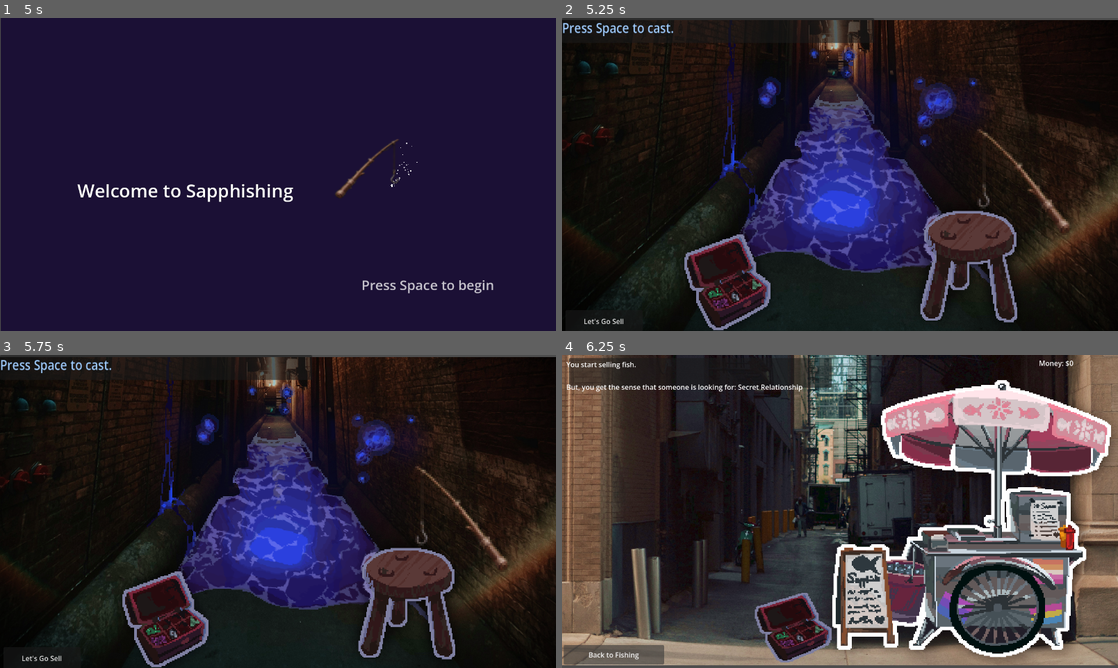
Above: before the commit, frames 1-4 (two rows, left to right).
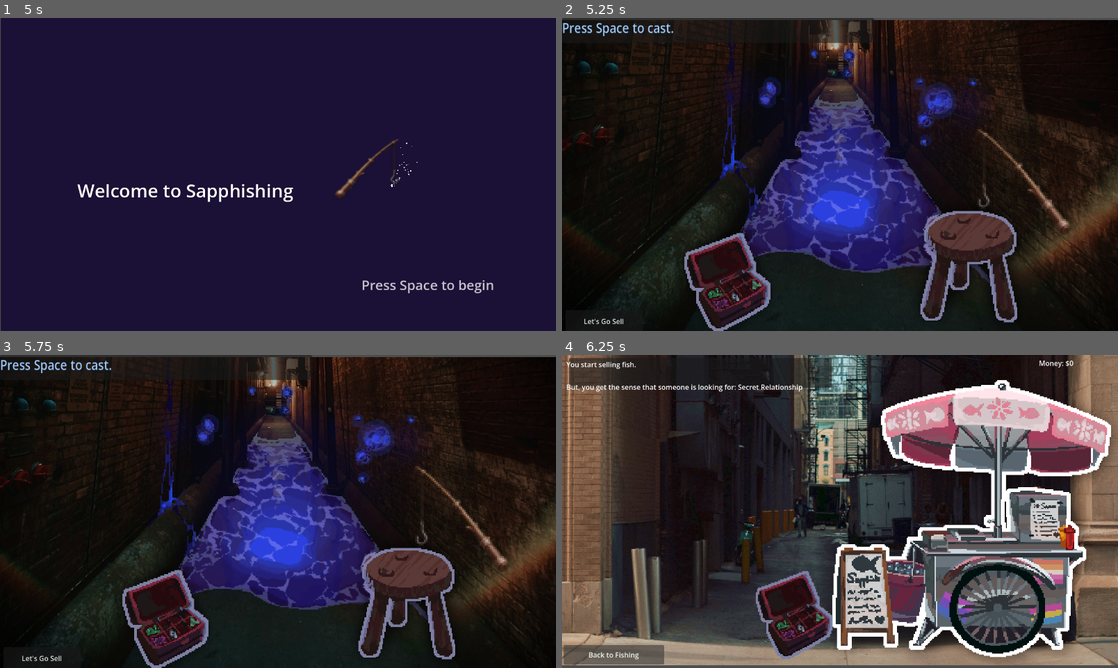
Above: after the commit, the same moments.

Repository: KdK1tt/Sapphishing
Game: Godot game, scene res://Main.tscn
The game is run twice, just before and just after one commit, with the same random seed, the same clock (stepped at 60 frames per second) and the same inputs.
Inputs (mouse positions are in pixels of both pictures, inside the frame that each line leads up to):
- Up to frame 1 (5 s): tap Enter at 0.5 s; move the mouse to (400, 158) at 0.52 s; hold Space (start_game) 0.53-1.25 s; click (400, 158) at 0.67 s; drag from (166, 190) to (250, 237) at 1.27 s; tap Space (start_game) at 2, 3.5 s; move the mouse to (333, 105) at 2.02 s; hold Space (start_game) 2.03-2.75 s; click (333, 105) at 2.17 s; drag from (250, 237) to (111, 127) at 2.77 s; move the mouse to (444, 221) at 3.52 s; hold Space (start_game) 3.53-4.25 s; click (444, 221) at 3.67 s; drag from (111, 127) to (194, 96) at 4.27 s
- Up to frame 2 (5.25 s): move the mouse to (867, 174) at 5.02 s; hold Space (start_game) from 5.03 s (still down); click (867, 174) at 5.17 s
- Up to frame 3 (5.75 s): keep holding Space (start_game)
- Up to frame 4 (6.25 s): release Space (start_game) at 5.75 s; click "Let's Go Sell" at 5.75 s

Frame 1 is identical in both runs. In frame 2, 0.3% of the frame differs, in the area x 22-38%, y 68-100%; in frame 3, 0.3%; in frame 4, 2.2%, in the area x 34-49%, y 68-99%.

Commit message:
new music approach, some fixed assets, name coloration, working on a few other things

Diff:
--- a/sapphishing/Dialogue_Scene.gd
+++ b/sapphishing/Dialogue_Scene.gd
@@ -4,9 +4,11 @@
 @onready var dialogue_label = $DialoguePanel/DialogueLabel
 @onready var next_button = $DialoguePanel/NextButton
 @onready var dialogue_panel = $DialoguePanel
+@onready var song_player = $AudioStreamPlayer2D
 
 var dialogue_lines: Array = []
 var dialogue_index := 0
+
 
 
 func _ready() -> void:
@@ -15,10 +17,20 @@
 
 	load_dialogue()
 	show_current_line()
+	load_song()
+
+func load_song() ->void:
+	var song_path: String = GameState.get_current_npc_theme()
+
+	if song_path != "":
+		var song_stream = load(song_path)
+		song_player.stream = song_stream
+		song_player.play()
 
 
 func load_dialogue() -> void:
 	var order: Dictionary = GameState.get_current_npc_order()
+
 
 	if GameState.pending_dialogue_phase == "after":
 		dialogue_lines = order["after_transaction"]
--- a/sapphishing/FishingScene.tscn
+++ b/sapphishing/FishingScene.tscn
@@ -45,7 +45,7 @@
 shader_parameter/water_tint = Color(0.45, 0.25, 1, 0.12)
 
 [sub_resource type="RectangleShape2D" id="RectangleShape2D_ampfc"]
-size = Vector2(33.475864, 105.67297)
+size = Vector2(39.04806, 146.9995)
 
 [sub_resource type="LabelSettings" id="LabelSettings_vw2ue"]
 font_size = 20
@@ -228,7 +228,7 @@
 z_index = 2
 texture_filter = 1
 position = Vector2(379.3282, 607.65234)
-scale = Vector2(3.004464, 2.9311092)
+scale = Vector2(3.004, 3.004)
 texture = ExtResource("10_431q5")
 
 [node name="InventoryLabel" type="Label" parent="TackleBox" unique_id=651570462]
@@ -246,8 +246,8 @@
 [node name="CollisionShape2D" type="CollisionShape2D" parent="TackleBox/BasketClickArea" unique_id=1532511257]
 visible = false
 z_index = 4
-position = Vector2(45.902657, 8.894775)
-scale = Vector2(1.5503104, 1.479933)
+position = Vector2(24.918968, 44.07428)
+scale = Vector2(1.5503104, 1.4799333)
 shape = SubResource("RectangleShape2D_ampfc")
 
 [node name="WaterShimmer2" type="Polygon2D" parent="." unique_id=1748383982]
--- a/sapphishing/SellingScene.tscn
+++ b/sapphishing/SellingScene.tscn
@@ -157,8 +157,8 @@
 [node name="TackleBox" type="Sprite2D" parent="." unique_id=249144824]
 z_index = 1
 texture_filter = 1
-position = Vector2(531, 627)
-scale = Vector2(2.6818182, 2.1363637)
+position = Vector2(533, 598)
+scale = Vector2(2.682, 2.682)
 texture = ExtResource("4_e8enu")
 
 [node name="TackleBoxClickArea" type="Area2D" parent="TackleBox" unique_id=1257419352]
--- a/sapphishing/StoryDat.gd
+++ b/sapphishing/StoryDat.gd
@@ -1,4 +1,8 @@
 extends Node
+
+var npc_themes := {
+	"Avery": "res://sweet_talk_wip03.mp3"
+	}
 
 var npc_orders := {
 	"Avery": [
--- a/sapphishing/game_state.gd
+++ b/sapphishing/game_state.gd
@@ -20,8 +20,7 @@
 
 
 func get_current_npc_order() -> Dictionary:
-	print("=== GET CURRENT NPC ORDER ===")
-	print("Current customer: ", current_customer)
+
 
 	if not StoryDat.npc_orders.has(current_customer):
 		print("StoryDat has no entry for: ", current_customer)
@@ -38,8 +37,9 @@
 	var orders: Array = StoryDat.npc_orders[current_customer]
 	var progress: int = npc_progress[current_customer]
 
-	print("Progress: ", progress)
-	print("Orders available: ", orders.size())
+
+
+
 
 	if progress >= orders.size():
 		print("No more orders for ", current_customer)
@@ -54,6 +54,13 @@
 
 func complete_current_npc_order() -> void:
 	npc_progress[current_customer] += 1
+
+func get_current_npc_theme() -> String:
+	if not StoryDat.npc_themes.has(current_customer):
+		print("No theme found for: ", current_customer)
+		return ""
+
+	return StoryDat.npc_themes[current_customer]
 
 func has_more_current_customer_orders() -> bool:
 	if not StoryDat.npc_orders.has(current_customer):
